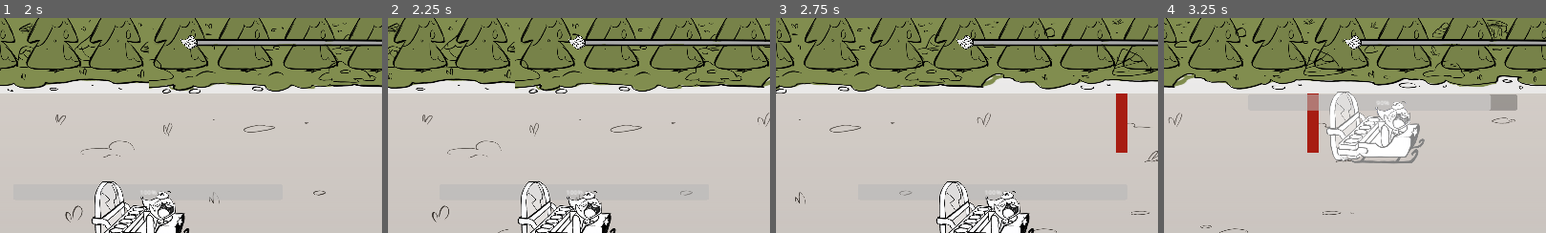
Above: before the commit, frames 1-4 (left to right).
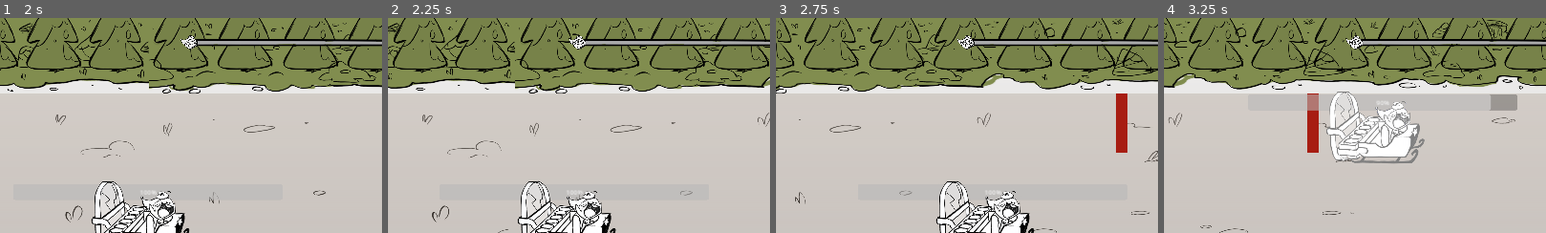
Above: after the commit, the same moments.

Repository: hsandt/ld53
Game: Godot game, scene res://scenes/main_menu_scene.tscn
Same seed, same stepped clock (60 frames per second), same inputs: the game is played once before the commit and once after it.
Inputs (mouse positions are % of the whole screen's width and height, from its top left):
- Up to frame 1 (2 s): tap Enter (ui_accept) at 0.5, 0.77, 1.52 s; move the mouse to (72, 45) at 0.52 s; hold Right (ui_right) 0.53-1.28 s; hold M (app_next_resolution) 0.53-1.28 s; click (72, 45) at 0.67 s; move the mouse to (30, 55) at 1.27 s; hold S (down) from 1.28 s (still down); tap N (app_prev_resolution) at 1.35 s
- Up to frame 2 (2.25 s): move the mouse to (60, 28) at 2.02 s; release S (down) at 2.03 s; hold Right (ui_right) from 2.03 s (still down); hold M (app_next_resolution) from 2.03 s (still down)
- Up to frame 3 (2.75 s): keep holding Right (ui_right); keep holding M (app_next_resolution)
- Up to frame 4 (3.25 s): move the mouse to (45, 70) at 2.77 s; release Right (ui_right) at 2.78 s; release M (app_next_resolution) at 2.78 s; hold Up (ui_up) from 2.78 s (still down); tap N (app_prev_resolution) at 2.85 s; click (45, 70) at 2.92 s; tap Enter (ui_accept) at 3.02 s
The pictures show only the part of the screen within x 5-55%, y 0-50%; the shares and areas given below are measured in that part.

Frame 1 is identical in both runs. In frame 2, 0.1% of the frame differs, in the area x 47-52%, y 8-15%; in frame 3, 0.1%; in frame 4, 0.2%.

Commit message:
[HUD] Plug Level Progress Bar (renamed from Progress Bar to avoid confusion with native element) to player progression
We now use a code-based signal connection where HUD plays the role of intermediate to connect progress changed signal to Level Progress Bar

Diff:
--- a/prefabs/ingame/hud/hud.tscn
+++ b/prefabs/ingame/hud/hud.tscn
@@ -2,7 +2,7 @@
 
 [ext_resource type="Script" path="res://scripts/ui/hud.gd" id="1_cbyjf"]
 [ext_resource type="PackedScene" uid="uid://b3cj8qaa1pk0g" path="res://prefabs/ingame/hud/powders_panel.tscn" id="1_dbama"]
-[ext_resource type="PackedScene" uid="uid://b6tjyuvk6wmn4" path="res://prefabs/ingame/progress_bar.tscn" id="2_whs6u"]
+[ext_resource type="PackedScene" uid="uid://bpkn3ndchrsjs" path="res://prefabs/ingame/level_progress_bar.tscn" id="2_5clqd"]
 
 [node name="HUD" type="Control"]
 layout_mode = 3
@@ -13,7 +13,7 @@
 grow_vertical = 2
 script = ExtResource("1_cbyjf")
 
-[node name="ProgressBar" parent="." instance=ExtResource("2_whs6u")]
+[node name="LevelProgressBar" parent="." instance=ExtResource("2_5clqd")]
 layout_mode = 1
 anchors_preset = 5
 anchor_top = 0.0
--- /dev/null
+++ b/prefabs/ingame/level_progress_bar.gd
@@ -0,0 +1,6 @@
+class_name LevelProgressBar
+extends Control
+
+
+func on_scrolling_center_progress_changed(progression):
+	$Bar/Control/Character.progression = progression
--- a/prefabs/ingame/progress_bar.tscn
+++ b/prefabs/ingame/level_progress_bar.tscn
@@ -1,15 +1,15 @@
-[gd_scene load_steps=7 format=3 uid="uid://b6tjyuvk6wmn4"]
+[gd_scene load_steps=7 format=3 uid="uid://bpkn3ndchrsjs"]
 
-[ext_resource type="Script" path="res://prefabs/ingame/progress_bar.gd" id="1_2yeig"]
-[ext_resource type="Texture2D" uid="uid://dpjky27d2po5n" path="res://sprites/hud/HUD_ProgressBar.PNG" id="2_lf63l"]
-[ext_resource type="Script" path="res://scripts/ui/progression_ui.gd" id="3_6l2ct"]
-[ext_resource type="Texture2D" uid="uid://c0hgwpvaucvba" path="res://sprites/hud/HUD_ProgressIcon.PNG" id="3_7itls"]
+[ext_resource type="Script" path="res://prefabs/ingame/level_progress_bar.gd" id="1_yr0b8"]
+[ext_resource type="Texture2D" uid="uid://dpjky27d2po5n" path="res://sprites/hud/HUD_ProgressBar.PNG" id="2_v5650"]
+[ext_resource type="Texture2D" uid="uid://c0hgwpvaucvba" path="res://sprites/hud/HUD_ProgressIcon.PNG" id="3_oxbvg"]
+[ext_resource type="Script" path="res://scripts/ui/progression_ui.gd" id="4_jxsh6"]
 
 [sub_resource type="CanvasItemMaterial" id="CanvasItemMaterial_hv01k"]
 
 [sub_resource type="CanvasItemMaterial" id="CanvasItemMaterial_renjf"]
 
-[node name="ProgressBar" type="Control"]
+[node name="LevelProgressBar" type="Control"]
 layout_mode = 3
 anchors_preset = 7
 anchor_left = 0.5
@@ -20,7 +20,7 @@
 grow_vertical = 0
 size_flags_horizontal = 3
 size_flags_vertical = 3
-script = ExtResource("1_2yeig")
+script = ExtResource("1_yr0b8")
 
 [node name="Bar" type="TextureRect" parent="."]
 material = SubResource("CanvasItemMaterial_hv01k")
--- a/prefabs/ingame/progress_bar.gd
+++ /dev/null
@@ -1,4 +0,0 @@
-extends Control
-
-func _on_scrolling_center_progress_changed(progression):
-	$Bar/Control/Character.progression = progression
--- a/scenes/first_scene.tscn
+++ b/scenes/first_scene.tscn
@@ -49,6 +49,7 @@
 metadata/_edit_lock_ = true
 
 [node name="ScrollingCenter" type="Node2D" parent="." node_paths=PackedStringArray("player_character", "map")]
+unique_name_in_owner = true
 script = ExtResource("6_b3o2y")
 player_character = NodePath("../PlayerCharacterBody2D")
 map = NodePath("../Map1")
--- a/scenes/test/art_level.tscn
+++ b/scenes/test/art_level.tscn
@@ -52,6 +52,7 @@
 metadata/_edit_lock_ = true
 
 [node name="ScrollingCenter" type="Node2D" parent="." node_paths=PackedStringArray("player_character", "map")]
+unique_name_in_owner = true
 script = ExtResource("5_g1h1w")
 player_character = NodePath("../PlayerCharacterBody2D")
 map = NodePath("../ArtMap")
--- a/scenes/test/test_level.tscn
+++ b/scenes/test/test_level.tscn
@@ -49,6 +49,7 @@
 metadata/_edit_lock_ = true
 
 [node name="ScrollingCenter" type="Node2D" parent="." node_paths=PackedStringArray("player_character", "map")]
+unique_name_in_owner = true
 script = ExtResource("5_5wm0g")
 player_character = NodePath("../PlayerCharacterBody2D")
 map = NodePath("../TestMap")
--- a/scenes/test/test_ui.tscn
+++ b/scenes/test/test_ui.tscn
@@ -1,7 +1,7 @@
-[gd_scene load_steps=2 format=3 uid="uid://ctl427p21n042"]
+[gd_scene load_steps=2 format=3 uid="uid://ct0uyiw1tltcs"]
 
-[ext_resource type="PackedScene" uid="uid://b6tjyuvk6wmn4" path="res://prefabs/ingame/progress_bar.tscn" id="1_yiqjb"]
+[ext_resource type="PackedScene" uid="uid://bpkn3ndchrsjs" path="res://prefabs/ingame/level_progress_bar.tscn" id="1_tbkww"]
 
 [node name="Node2D" type="Node2D"]
 
-[node name="ProgressBar" parent="." instance=ExtResource("1_yiqjb")]
+[node name="LevelProgressBar" parent="." instance=ExtResource("1_tbkww")]
--- a/scripts/ingame/InGameManager.gd
+++ b/scripts/ingame/InGameManager.gd
@@ -7,6 +7,8 @@
 @export var intro_duration: float = 1.0
 
 @onready var hud: HUD = %HUD
+@onready var scrolling_center: ScrollingCenter = %ScrollingCenter
+
 
 var is_going_back_to_main_menu: bool = false
 
--- a/scripts/ingame/ScrollingCenter.gd
+++ b/scripts/ingame/ScrollingCenter.gd
@@ -1,17 +1,18 @@
+class_name ScrollingCenter
 extends Node2D
 
+
+signal progress_changed(progression)
 
 @export var player_character: CharacterBody2D
 @export var map: Map
 
+## Distance to place camera (and screen colliders) ahead of player character
+@export var lookahead_distance: float
+
 var _start_position
 var _distance_from_goal
 
-
-## Distance to place camera (and screen colliders) ahead of player character
-@export var lookahead_distance: float
-
-signal progress_changed(progression)
 
 func _ready():
 	# Wait 1 frame so children are ready
--- a/scripts/ui/hud.gd
+++ b/scripts/ui/hud.gd
@@ -1,4 +1,16 @@
 class_name HUD
 extends Control
 
+
 @onready var powder_panel: PowderPanel = $powderpanel
+@onready var level_progress_bar: LevelProgressBar = $LevelProgressBar
+
+var in_game_manager: InGameManager
+
+
+func _ready():
+	in_game_manager = get_tree().get_first_node_in_group(&"in_game_manager")
+
+	# connect scrolling progress change to level progress callback
+	in_game_manager.scrolling_center.progress_changed.connect(
+		level_progress_bar.on_scrolling_center_progress_changed)
Not shown: 2 places in prefabs/ingame/level_progress_bar.tscn that only renumber resources
